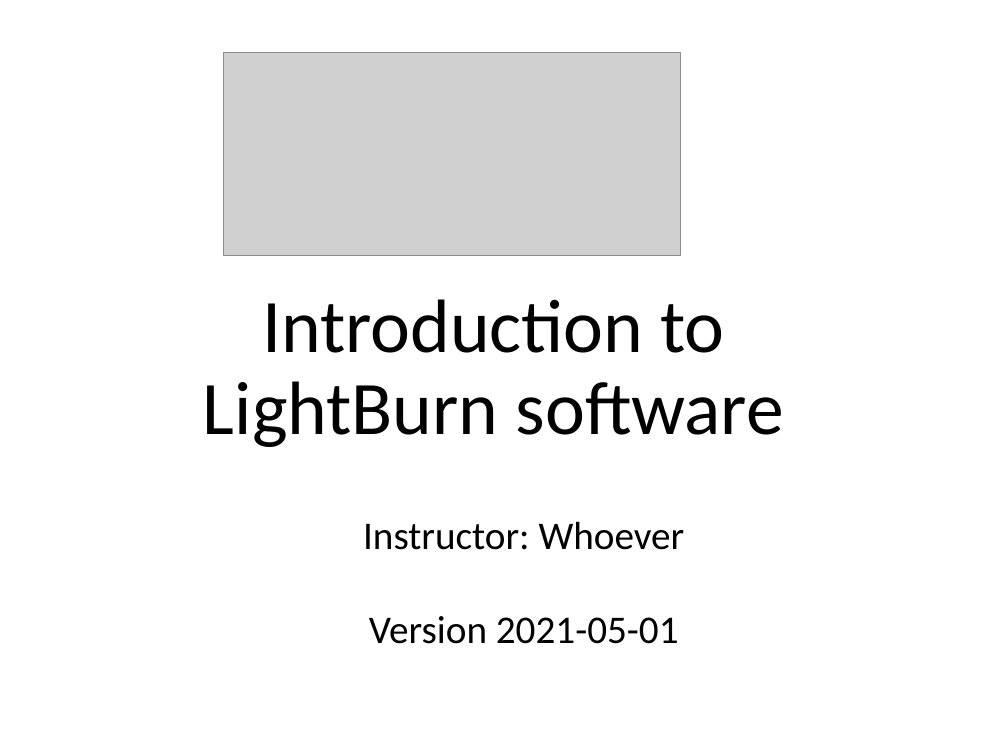
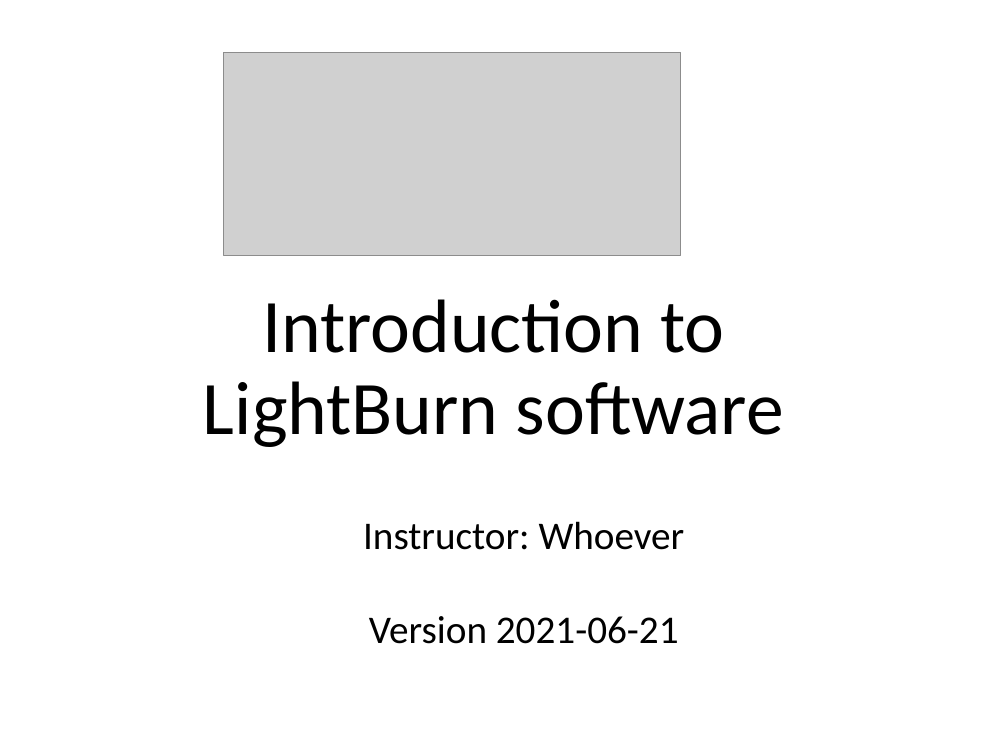
Before and after one commit to BainbridgeArtisanResourceNetwork/ETA-Documents, a slide deck: slide 1 of Intro to LightBurn.pptx. Drawn at 1008x756 pixels with LibreOffice and Linux fonts; fonts in the diff are those of the drawing; grey boxes stand for pictures. Boxes give left, top, right and bottom in pixels: in the first picture for what was removed or moved away, otherwise in the second. Text is boxed around its words. In the diff, an @@ line names an element or a change of style, - is before the commit and + after.

Commit message:
Add files via upload
Updated LigbtBurn class material

```diff
--- a/Intro to LightBurn.pptx
+++ b/Intro to LightBurn.pptx
@@ text at box(369, 616, 679, 644): text changed @@
-Version 2021-05-01
+Version 2021-06-21
```
Also in this commit, not shown: 1 other file.
